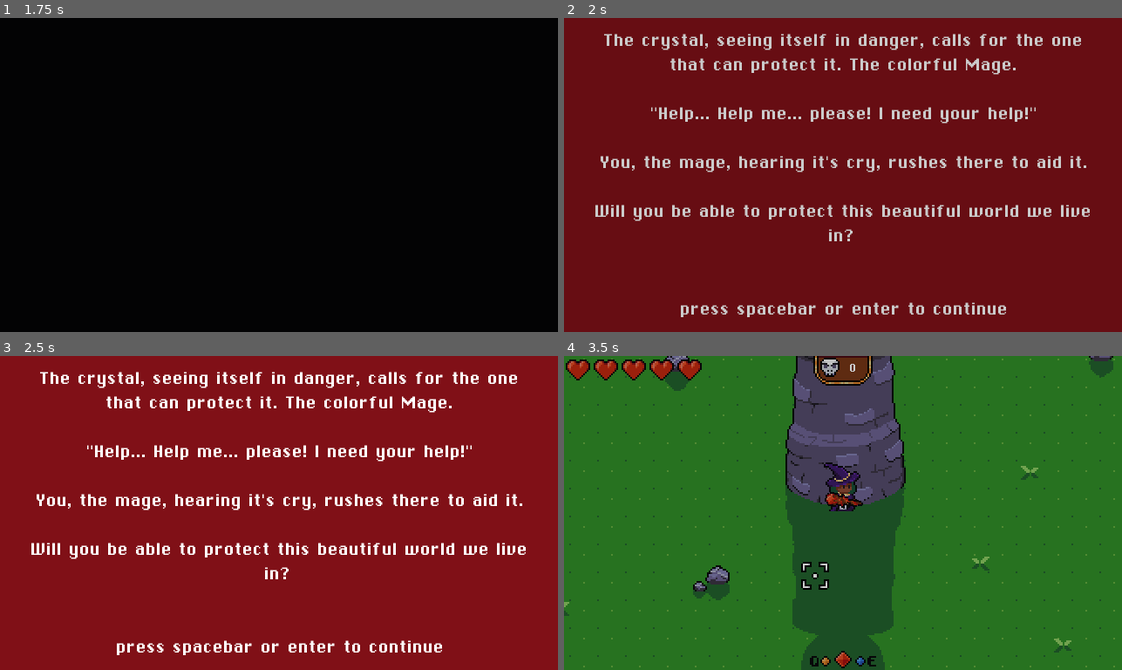
Above: before the commit, frames 1-4 (two rows, left to right).
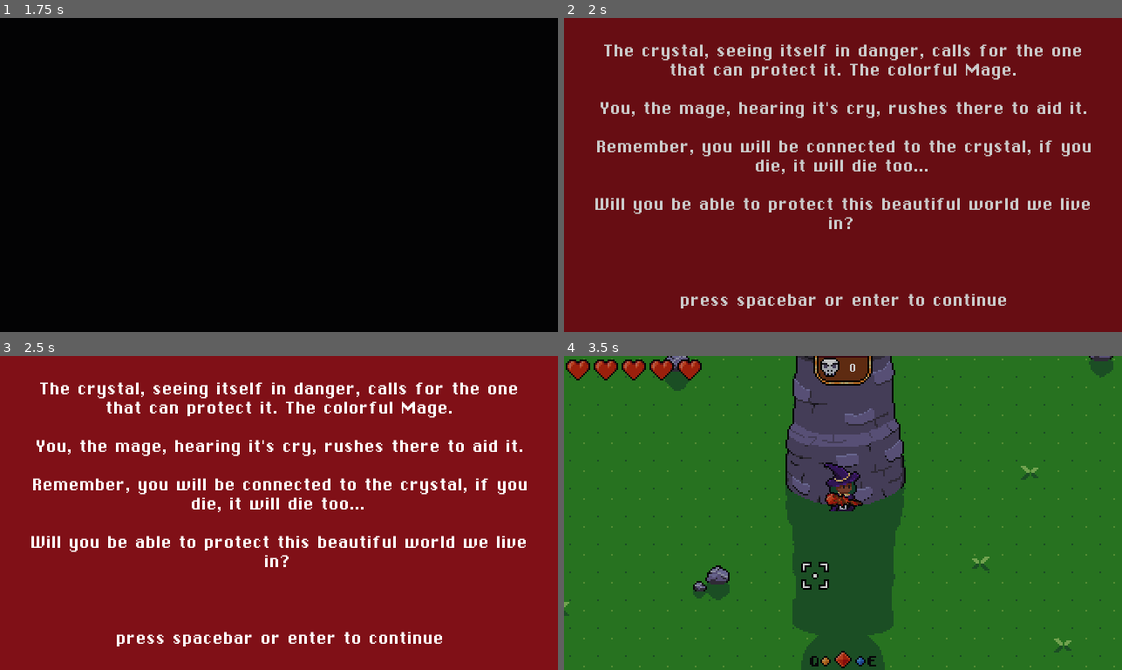
Above: after the commit, the same moments.

Repository: Triceru179/GameJam5
Game: Godot game, scene res://scenes/MainMenu.tscn
Two runs of this game, one before a commit and one after it. Both use one fixed random seed, a clock stepped at 60 frames per second and the inputs below. Sound files missing from this copy of the repository are replaced by a short silence.
Inputs (mouse positions are in pixels of both pictures, inside the frame that each line leads up to):
- Up to frame 1 (1.75 s): tap Enter (ui_accept) at 0.5, 0.77, 1.52 s; move the mouse to (401, 159) at 0.52 s; hold E (action_color_swap_right) 0.53-1.28 s; hold Right mouse button (action_dash) 0.53-1.28 s; move the mouse to (167, 190) at 1.27 s; hold S (action_down) from 1.28 s (still down); click (167, 190) at 1.35 s
- Up to frame 2 (2 s): keep holding S (action_down)
- Up to frame 3 (2.5 s): move the mouse to (334, 443) at 2.02 s; release S (action_down) at 2.03 s; hold E (action_color_swap_right) from 2.03 s (still down); hold Right mouse button (action_dash) from 2.03 s (still down)
- Up to frame 4 (3.5 s): tap Enter (ui_accept) at 2.75, 3.02 s; move the mouse to (815, 575) at 2.77 s; release E (action_color_swap_right) at 2.78 s; release Right mouse button (action_dash) at 2.78 s; hold W (action_up) from 2.78 s (still down); click (815, 575) at 2.85 s

Frame 1 is identical in both runs. In frame 2, 12% of the frame differs, in the area x 5-95%, y 5-96%; in frame 3, 12%; in frame 4, nothing differs.

Commit message:
Changed music volume

Diff:
--- a/autoload/music_player/MusicPlayer.tscn
+++ b/autoload/music_player/MusicPlayer.tscn
@@ -7,6 +7,7 @@
 script = ExtResource( 1 )
 
 [node name="AudioStreamPlayer" type="AudioStreamPlayer" parent="."]
+volume_db = -12.0
 autoplay = true
 bus = "Music"
 
--- a/scenes/Introduction2.tscn
+++ b/scenes/Introduction2.tscn
@@ -33,13 +33,15 @@
 margin_bottom = 180.0
 rect_min_size = Vector2( 300, 180 )
 custom_fonts/font = SubResource( 1 )
+custom_constants/line_spacing = 0
 text = "The crystal, seeing itself in danger, calls for the one that can protect it. The colorful Mage.
-
-\"Help... Help me... please! I need your help!\"
 
 You, the mage, hearing it's cry, rushes there to aid it.
 
+Remember, you will be connected to the crystal, if you die, it will die too...
+
 Will you be able to protect this beautiful world we live in?
+
 
 
 press spacebar or enter to continue"
